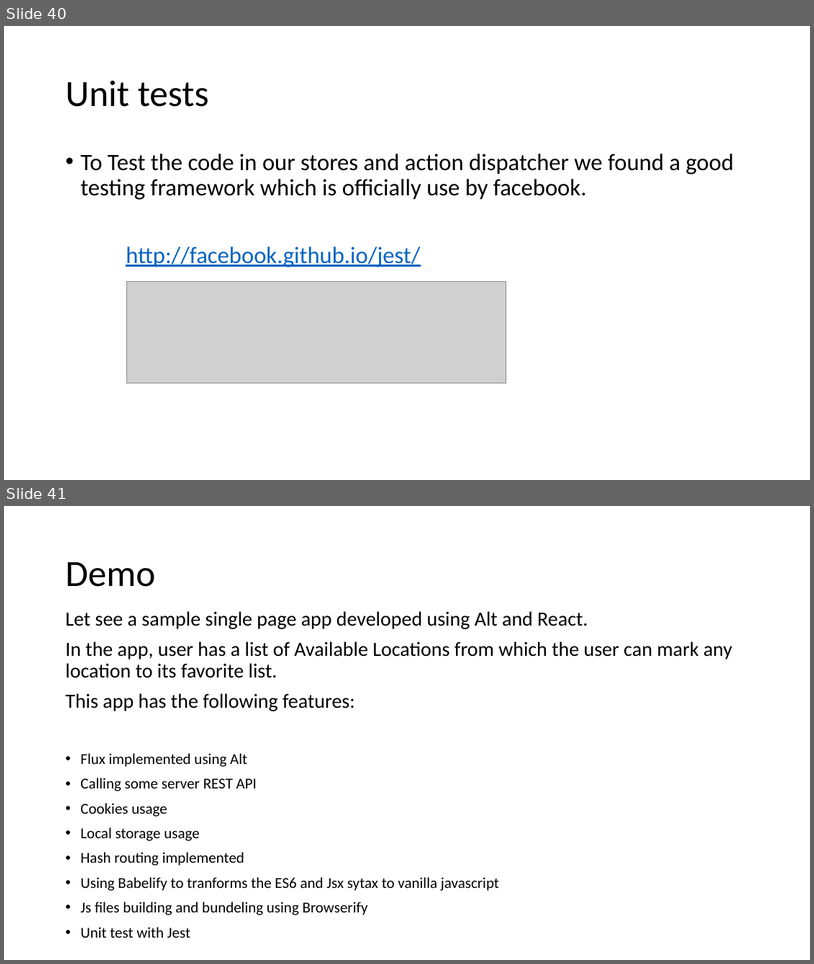
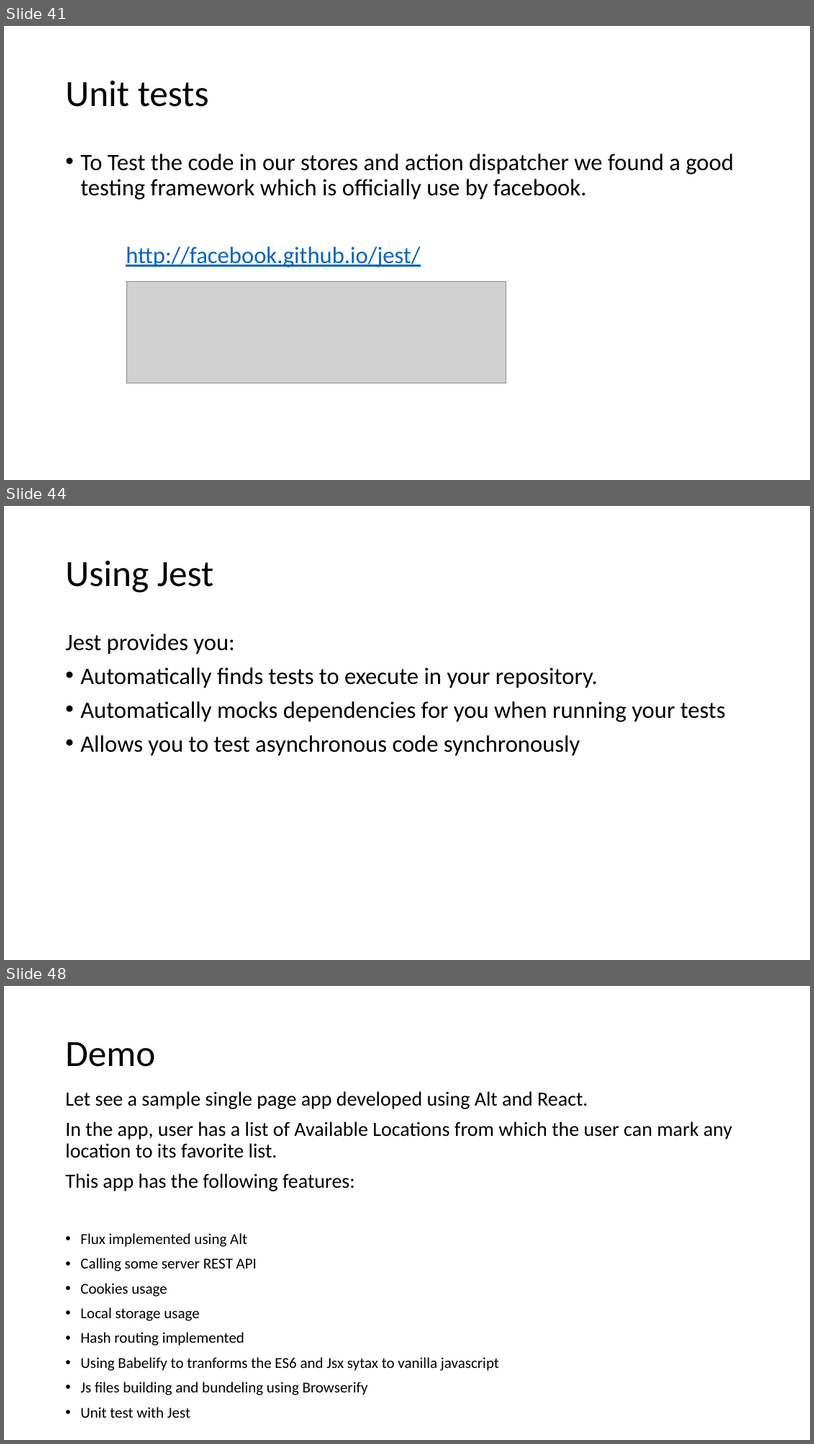
Before and after one commit to awahab29/samplealt, a slide deck: React.pptx. Shown one above the other, each under a label of ours: slides 40 and 41 before the commit, slides 41, 44 and 48 after it; the slides between them are not shown. The pictures are 814x964 and 814x1444 pixels, drawn with LibreOffice and Linux fonts; fonts in the diff are those of the drawing; grey boxes stand for pictures. Boxes give left, top, right and bottom in pixels: in the first picture for what was removed or moved away, otherwise in the second. Text is boxed around its words. In the diff, an @@ line names an element or a change of style, - is before the commit and + after.

```diff
--- a/React.pptx
+++ b/React.pptx
@@ slide 44 added at bbox=[4, 506, 810, 960], background #FFFFFF @@
@@ title added at bbox=[65, 560, 214, 592], 44 pt, text #000000 @@
+Using Jest
@@ text added at bbox=[65, 633, 726, 756], 28 pt, text #000000 @@
+Jest provides you:
+• Automatically finds tests to execute in your repository.
+• Automatically mocks dependencies for you when running your tests
+• Allows you to test asynchronous code synchronously
@@ what was slide 40 is now slide 41 @@
@@ what was slide 41 is now slide 48 @@
```
Also in this commit, not shown: 5 slides changed, 6 other slides added.
